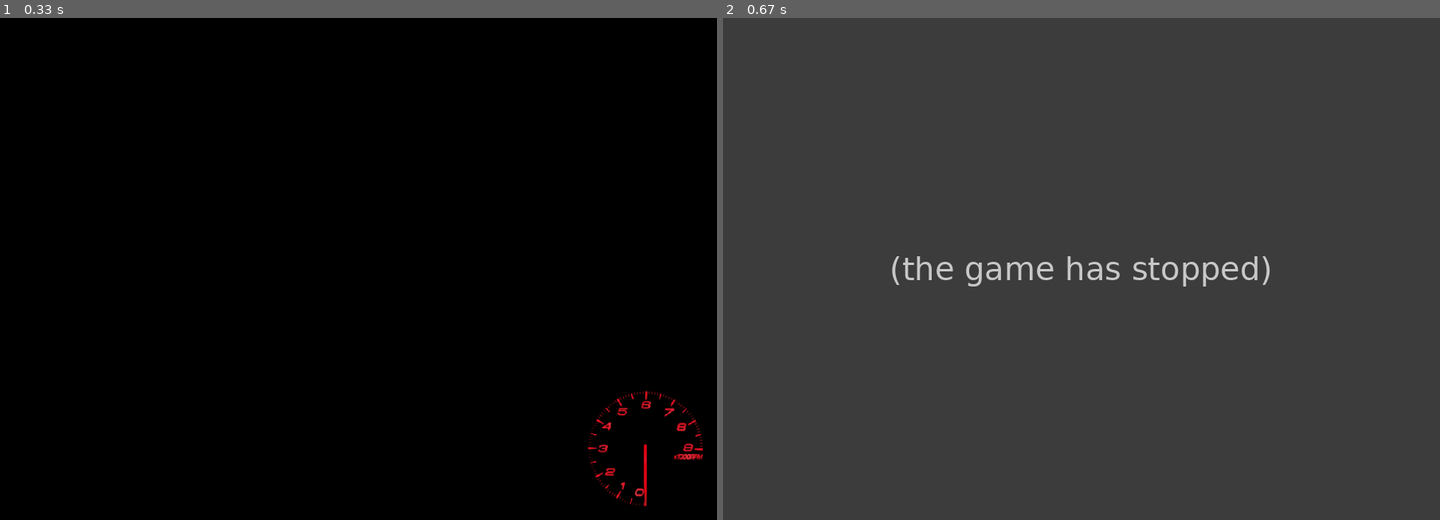
Above: before the commit, frames 1-2 (left to right).
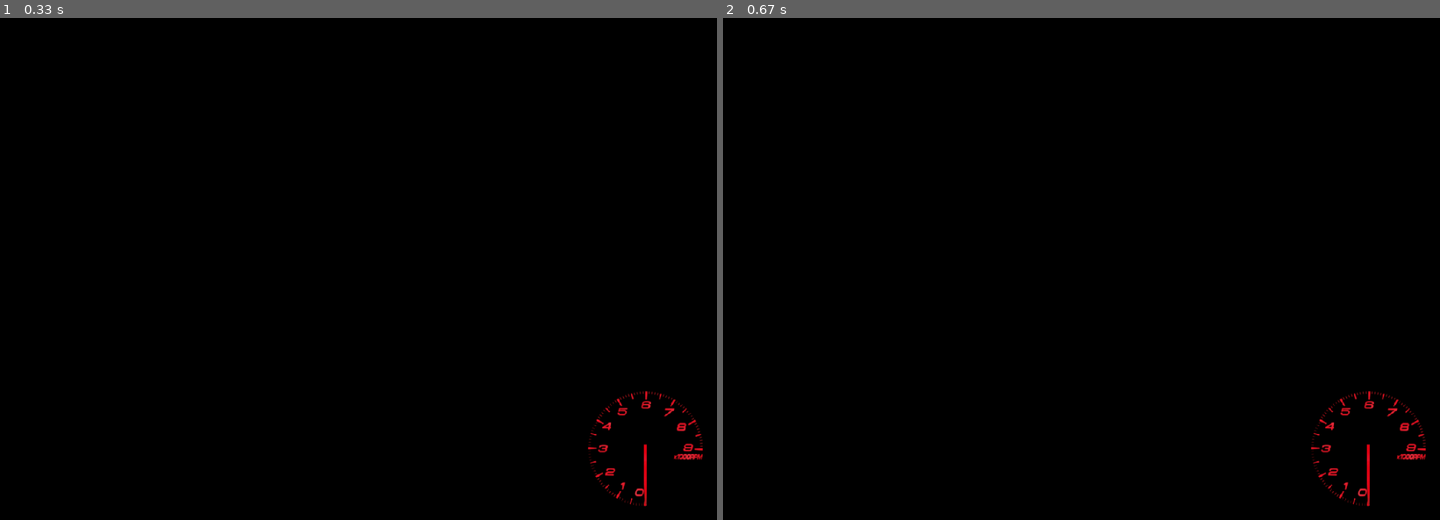
Above: after the commit, the same moments.

Repository: aspara3333/outrun
Game: pygame game, started from pygame_ver.py
The game is run twice, just before and just after one commit, with the same random seed, the same clock (stepped at 60 frames per second) and the same inputs.
Inputs:
- Up to frame 1 (0.33 s): no input
- Up to frame 2 (0.67 s): hold Shift from 0.33 s (still down); hold W from 0.33 s (still down)

Frame 1 is identical in both runs. In frame 2, 100% of the frame differs, in the area x 0-100%, y 0-100%.
Error before the commit: IndexError: list index out of range (pygame_ver.py line 76); the game stopped at 0.45 s (later frames are placeholders)

Commit message:
fix engine

Diff:
--- a/pygame_ver.py
+++ b/pygame_ver.py
@@ -56,28 +56,32 @@
         torque=((self.power[self.power_array]/1.3596)/(self.rpm*2*3.14/60/100))
         acc=(((torque)*(self.gear)*(self.final))/((self.outer_cir)*(self.weight)))
         self.kmh=self.kmh+acc*0.125
-        print(self.kmh)
+        print(f'RPM:{self.rpm}, km/h:{round(self.kmh,0)}, ')
 #   エンジン
     def engine(self):
         pg.event.pump()
         self.pressed=pg.key.get_pressed()
-        if((self.pressed[K_w])and(self.rpm<self.rev)):
+        print(self.pressed[K_w])
+        if((self.pressed[K_w]==True)and(self.rpm<self.rev)):
             for i in range(0,int(self.rev/100)):
                 if(int(self.rpm)<int(i+1)*100):
                     self.power_array=i
                     break
-        elif((self.pressed[K_w]!=0)and(self.rpm>600)):
+        elif((self.pressed[K_w]==False)and(self.rpm>600)):
+            print('kansei')
             self.rpm=self.rpm-100
-        if((self.pressed[K_s])and(self.rpm>100)):
+        if((self.pressed[K_s]==True)and(self.rpm>100)):
             self.rpm=self.rpm
         if(self.gear_ck==0):
-            if((self.pressed[K_LSHIFT])and(self.gear_n<self.speed)):
+            if((self.pressed[K_LSHIFT]==True)and(self.gear_n<self.speed)):
                 self.gear_n=self.gear_n+1
                 self.gear=self.gear_ratio[self.gear_n]
-            elif((self.pressed[K_LCTRL])and(self.gear_n>0)):
+            elif((self.pressed[K_LCTRL]==True)and(self.gear_n>0)):
                 self.gear_n=self.gear_n-1
                 self.gear=self.gear_ratio[self.gear_n]
-            gear_ck=1
+            self.gear_ck=1
+        if((self.pressed[K_LSHIFT]==False)and(self.pressed[K_LCTRL]==False)):
+            self.gear_ck=0
         if(self.pressed[K_c]):
             self.rpm=600
 
